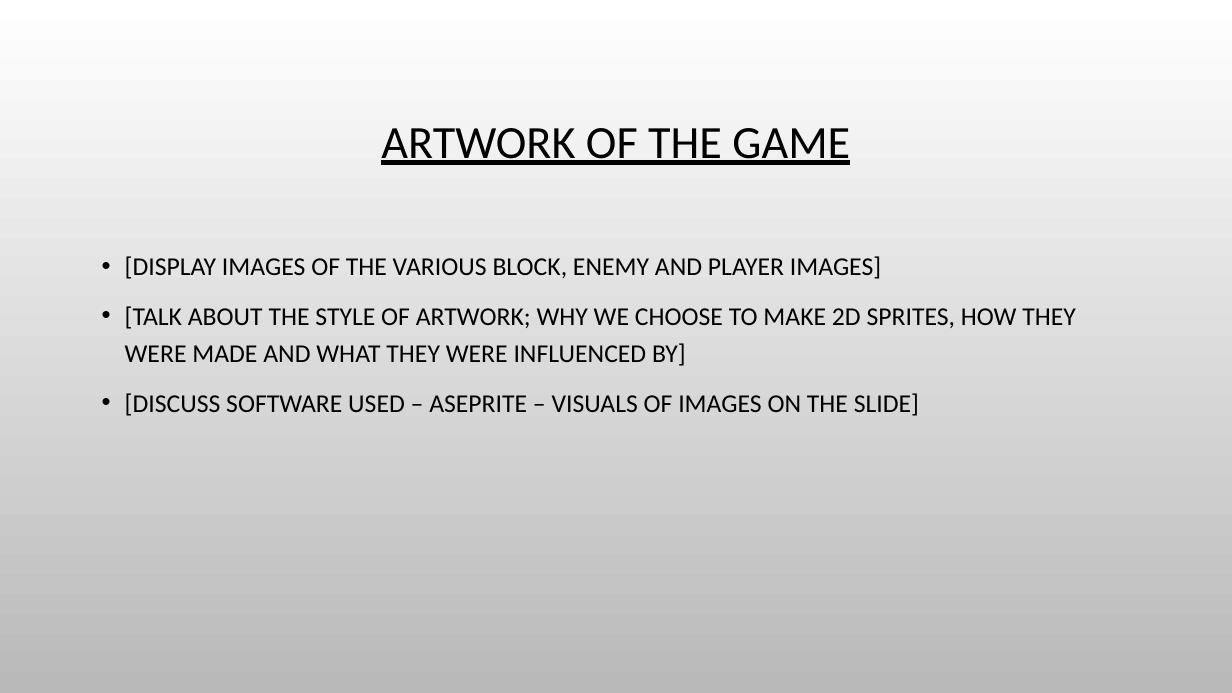
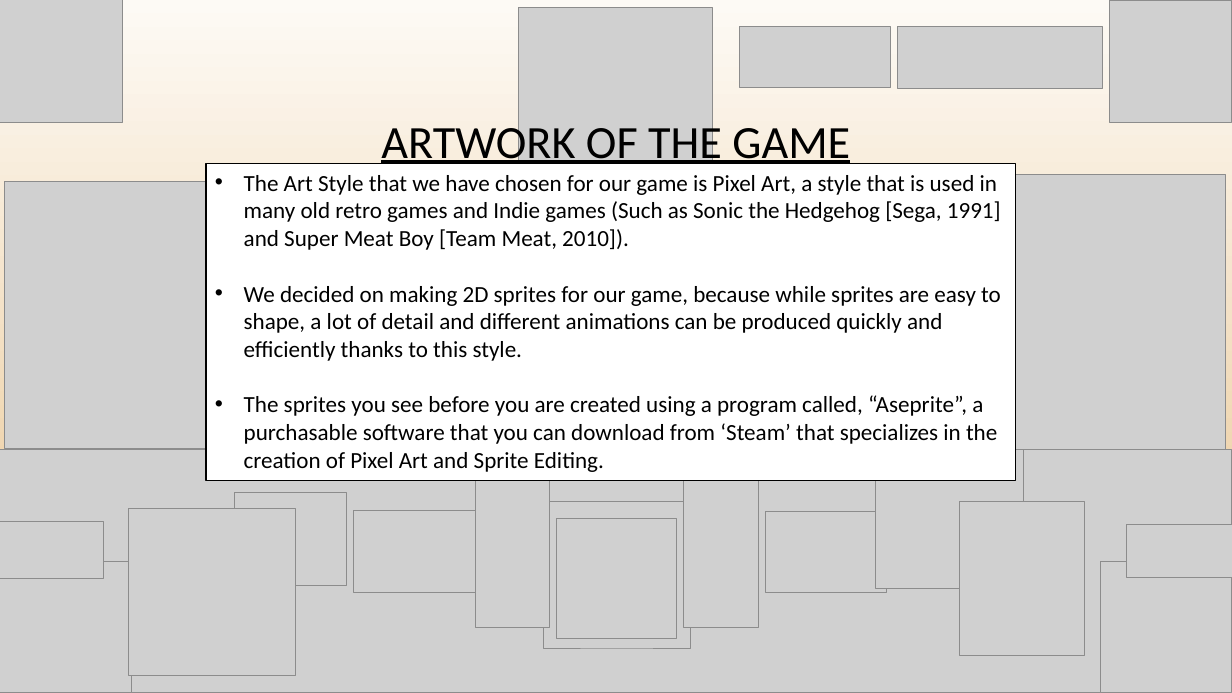
Before and after one commit to chesney85/Year2GameDev, a slide deck: slide 8 of TeamDocs/WordDocs/JelBlob_Presentation_Rough_Idea_Layout.pptx. Drawn at 1232x693 pixels with LibreOffice and Linux fonts; fonts in the diff are those of the drawing; grey boxes stand for pictures; background and template pictures are left out. Boxes give left, top, right and bottom in pixels: in the first picture for what was removed or moved away, otherwise in the second. Text is boxed around its words. In the diff, an @@ line names an element or a change of style, - is before the commit and + after.

```diff
--- a/TeamDocs/WordDocs/JelBlob_Presentation_Rough_Idea_Layout.pptx
+++ b/TeamDocs/WordDocs/JelBlob_Presentation_Rough_Idea_Layout.pptx
@@ picture added at bbox=[0, 0, 123, 123] @@
@@ picture added at bbox=[518, 7, 713, 174] @@
@@ picture added at bbox=[739, 27, 891, 88] @@
@@ picture added at bbox=[898, 27, 1104, 89] @@
@@ picture added at bbox=[1110, 0, 1232, 122] @@
@@ rectangle added at bbox=[206, 164, 1016, 481], fill #FFFFFF, outline #000000 1.25 pt, 18 pt, text #000000 @@
+• The Art Style that we have chosen for our game is Pixel Art, a style that is used in many old retro games and Indie games (Such as Sonic the Hedgehog [Sega, 1991] and Super Meat Boy [Team Meat, 2010]).
+• We decided on making 2D sprites for our game, because while sprites are easy to shape, a lot of detail and different animations can be produced quickly and efficiently thanks to this style.
+• The sprites you see before you are created using a program called, “Aseprite”, a purchasable software that you can download from ‘Steam’ that specializes in the creation of Pixel Art and Sprite Editing.
@@ picture added at bbox=[1016, 175, 1226, 449] @@
@@ picture added at bbox=[5, 181, 206, 449] @@
@@ text removed at bbox=[125, 256, 1076, 416] @@
-• [DISPLAY IMAGES OF THE VARIOUS BLOCK, ENEMY AND PLAYER IMAGES]
-• [TALK ABOUT THE STYLE OF ARTWORK; WHY WE CHOOSE TO MAKE 2D SPRITES, HOW THEY WERE MADE AND WHAT THEY WERE INFLUENCED BY]
-• [DISCUSS SOFTWARE USED – ASEPRITE – VISUALS OF IMAGES ON THE SLIDE]
@@ picture added at bbox=[875, 441, 1023, 589] @@
@@ picture added at bbox=[0, 450, 1232, 693] @@
@@ picture added at bbox=[684, 477, 760, 628] @@
@@ picture added at bbox=[128, 509, 295, 676] @@
@@ picture added at bbox=[235, 493, 347, 586] @@
@@ picture added at bbox=[475, 480, 549, 628] @@
@@ picture added at bbox=[543, 501, 690, 648] @@
@@ picture added at bbox=[960, 502, 1085, 655] @@
@@ picture added at bbox=[0, 522, 103, 579] @@
@@ picture added at bbox=[354, 511, 476, 592] @@
@@ picture added at bbox=[556, 519, 677, 640] @@
@@ picture added at bbox=[766, 512, 886, 592] @@
@@ picture added at bbox=[1127, 525, 1232, 578] @@
@@ picture added at bbox=[0, 562, 131, 693] @@
@@ picture added at bbox=[1101, 562, 1232, 693] @@
```
Also in this commit, not shown: 3 other slides changed, 2 other files.
